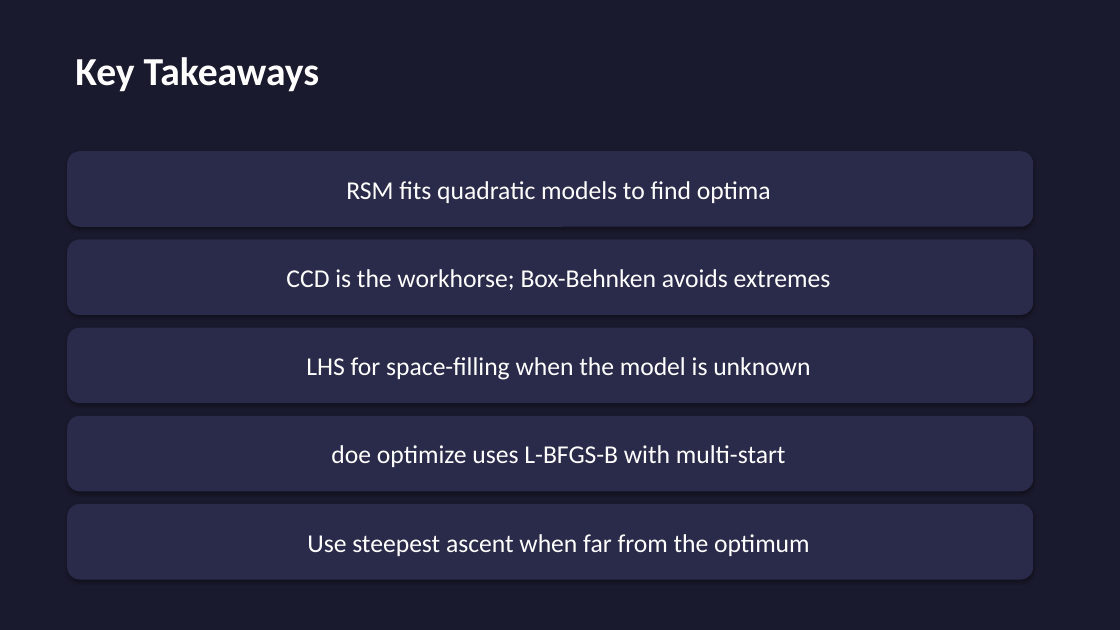
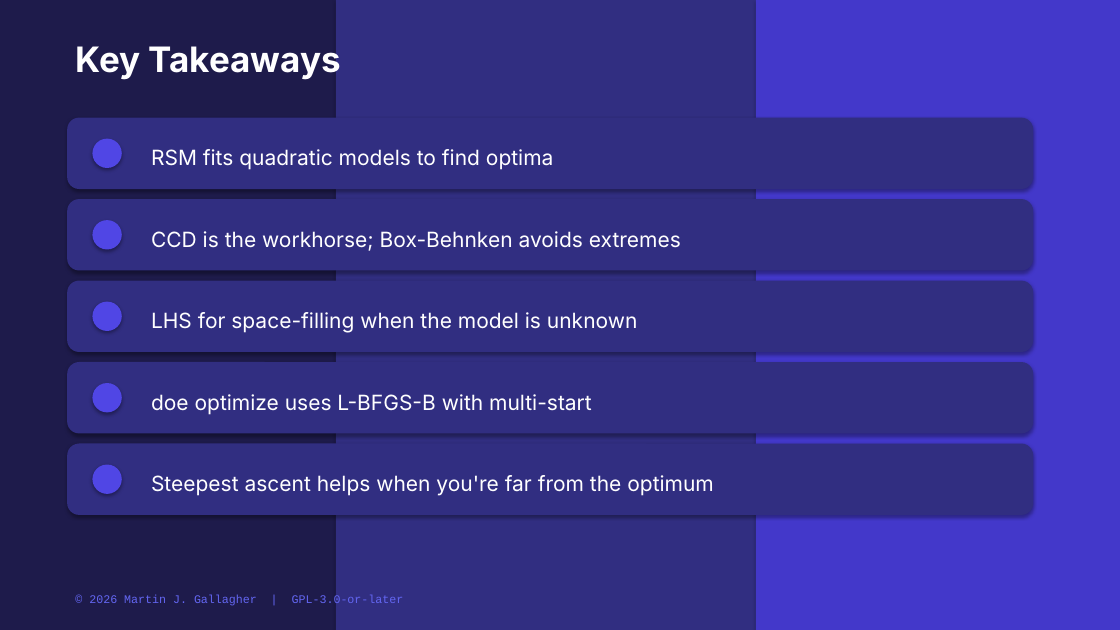
Before and after one commit to MartinGallagher-code/design_of_experiments, a slide deck: slide 9 of training/slides/Module_05_Response_Surface.pptx (slide 12 before the commit). Drawn at 1120x630 pixels with LibreOffice and Linux fonts; fonts in the diff are those of the drawing. Boxes give left, top, right and bottom in pixels: in the first picture for what was removed or moved away, otherwise in the second. Text is boxed around its words. In the diff, an @@ line names an element or a change of style, - is before the commit and + after.

```diff
--- a/training/slides/Module_05_Response_Surface.pptx
+++ b/training/slides/Module_05_Response_Surface.pptx
@@ background #1A1A2E to #1E1B4B @@
@@ rectangle added at [336, 0, 756, 630], fill #312E81 @@
@@ rectangle added at [756, 0, 1120, 630], fill #4338CA @@
@@ text "Key Takeaways": place and size @@
-text "Key Takeaways" at [75, 57, 319, 92]
+text "Key Takeaways" at [75, 43, 341, 80]
@@ text "Key Takeaways" at [75, 43, 341, 80]: size 34 to 30 pt, font Calibri to Inter @@
@@ rounded rectangle added at [67, 118, 1033, 189], fill #312E81 @@
@@ ellipse added at [92, 139, 122, 168], fill #5046E5 @@
@@ text "RSM fits quadratic models to ...": place and size @@
-text "RSM fits quadratic models to ..." at [67, 151, 1033, 227]
+text "RSM fits quadratic models to ..." at [151, 149, 554, 170]
@@ rounded rectangle added at [67, 199, 1033, 271], fill #312E81 @@
@@ text "CCD is the workhorse; Box-Behnken ...": place and size @@
-text "CCD is the workhorse; Box-Behnken ..." at [67, 239, 1033, 315]
+text "CCD is the workhorse; Box-Behnken ..." at [151, 231, 681, 251]
@@ ellipse added at [92, 220, 122, 250], fill #5046E5 @@
@@ rounded rectangle added at [67, 281, 1033, 352], fill #312E81 @@
@@ text "LHS for space-filling when the ...": place and size @@
-text "LHS for space-filling when the ..." at [67, 328, 1033, 403]
+text "LHS for space-filling when the ..." at [151, 312, 637, 333]
@@ ellipse added at [92, 302, 122, 331], fill #5046E5 @@
@@ rounded rectangle added at [67, 362, 1033, 434], fill #312E81 @@
@@ ellipse added at [92, 383, 122, 413], fill #5046E5 @@
@@ size 22 to 18 pt, font Calibri to Inter; alignment centre to left; fill #2A2A4A to none; shadow off in 4 elements at [151, 149, 554, 170], [151, 231, 681, 251], [151, 312, 637, 333], [151, 394, 592, 415] @@
@@ text "doe optimize uses L-BFGS-B with ...": place and size @@
-text "doe optimize uses L-BFGS-B with ..." at [67, 416, 1033, 492]
+text "doe optimize uses L-BFGS-B with ..." at [151, 394, 592, 415]
@@ rounded rectangle added at [67, 444, 1033, 515], fill #312E81 @@
@@ text "Steepest ascent helps when you're ...": place and size @@
-text "Steepest ascent helps when you're ..." at [67, 504, 1033, 580]
+text "Steepest ascent helps when you're ..." at [151, 475, 714, 496]
@@ text "Steepest ascent helps when you're ..." at [151, 475, 714, 496]: fill #2A2A4A to none; shadow off @@
@@ ellipse added at [92, 465, 122, 494], fill #5046E5 @@
@@ text at [151, 475, 714, 496]: text changed; size 22 to 18 pt; font Calibri to Inter @@
-Use steepest ascent when far from the optimum
+Steepest ascent helps when you're far from the optimum
@@ text added at [89, 595, 404, 607], 10 pt, text #6366F1 @@
+© 2026 Martin J. Gallagher | GPL-3.0-or-later
```
Also in this commit, not shown: 8 other slides changed, 1 slide added, 4 slides removed, 8 other files.
